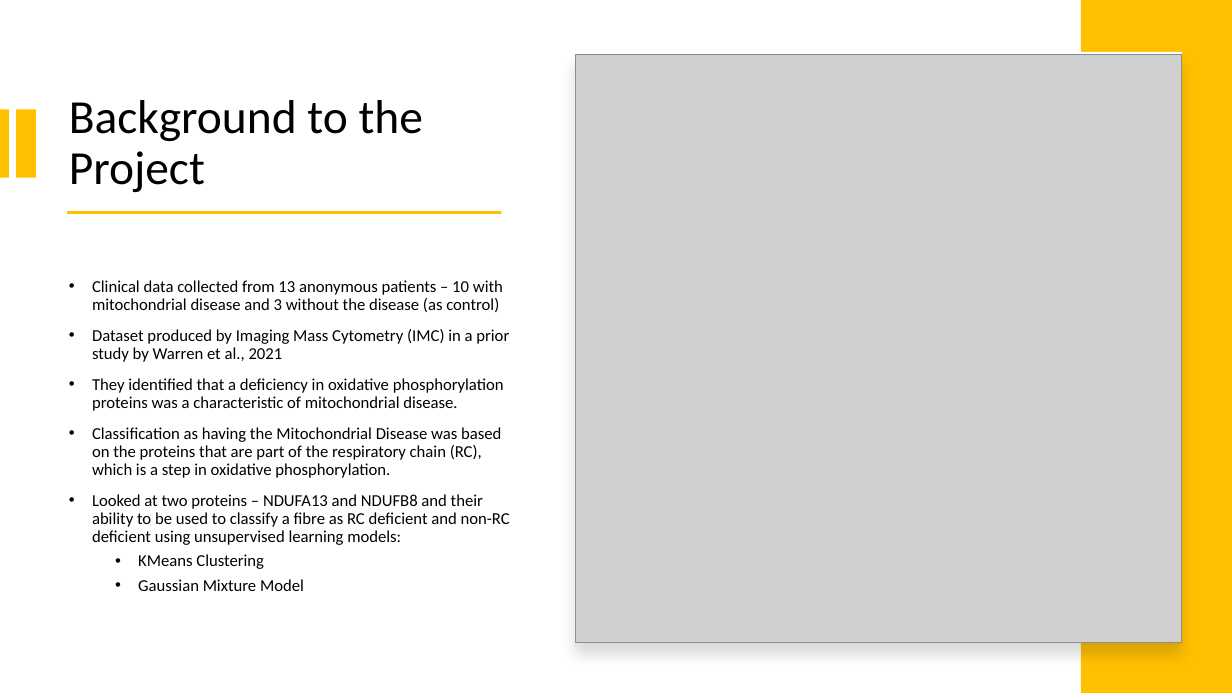
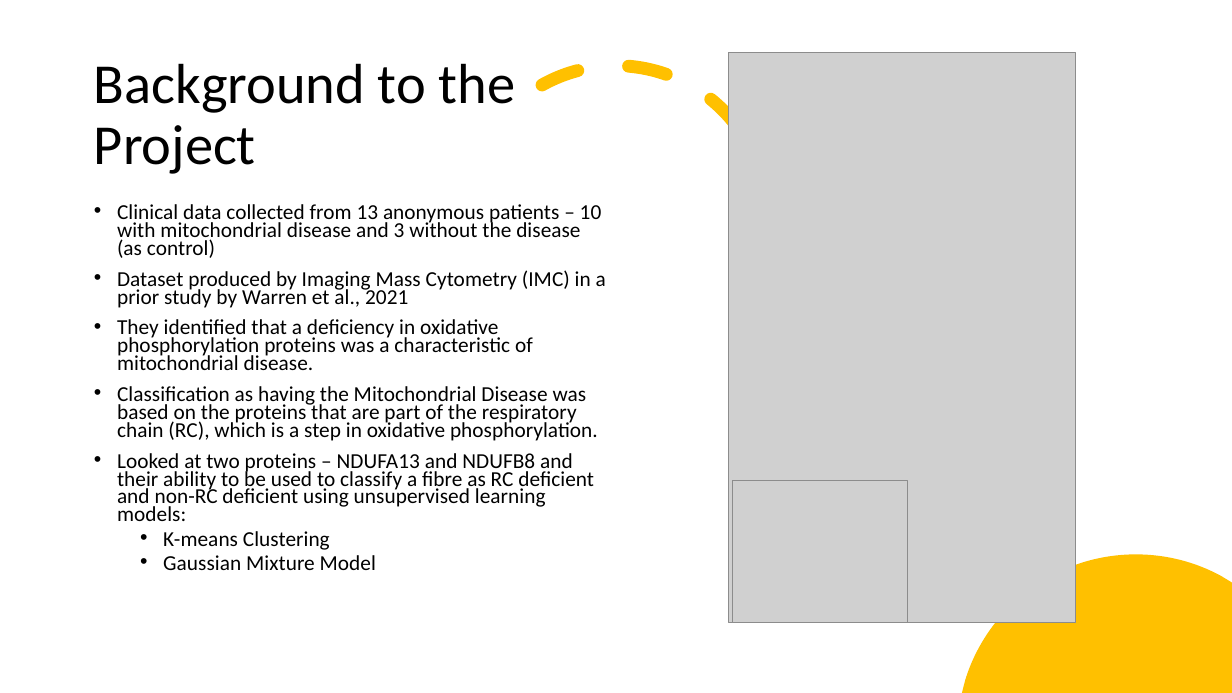
Before and after one commit to FNgongo/Classification_of_fibres_from_the_mitochondrial_disease_dataset_using_clustering_techniques, a slide deck: slide 2 of Dissertation27:Aug/Presentation Diss.pptx. Drawn at 1232x693 pixels with LibreOffice and Linux fonts; fonts in the diff are those of the drawing; grey boxes stand for pictures. Boxes give left, top, right and bottom in pixels: in the first picture for what was removed or moved away, otherwise in the second. Text is boxed around its words. In the diff, an @@ line names an element or a change of style, - is before the commit and + after.

Commit message:
Presentation
Presentation

```diff
--- a/Dissertation27:Aug/Presentation Diss.pptx
+++ b/Dissertation27:Aug/Presentation Diss.pptx
@@ rectangle removed at [1081, 0, 1232, 693] @@
@@ title "Background to the Project": place and size @@
-title "Background to the Project" at [69, 100, 423, 192]
+title "Background to the Project" at [94, 63, 516, 174]
@@ title "Background to the Project" at [94, 63, 516, 174]: size 37 to 44 pt @@
@@ rectangle removed at [575, 52, 1182, 641] @@
@@ picture: place and size @@
-picture at [576, 55, 1182, 642]
+picture at [729, 53, 1076, 623]
@@ arc (boxed as its full ellipse) added at [465, 66, 767, 368], outline #FFC000 10 pt dashed @@
@@ rectangle removed at [0, 109, 9, 177] @@
@@ rectangle removed at [16, 109, 35, 177] @@
@@ text "Clinical data collected from 13 ...": place and size @@
-text "Clinical data collected from 13 ..." at [92, 280, 510, 591]
+text "Clinical data collected from 13 ..." at [117, 204, 606, 570]
@@ text "Clinical data collected from 13 ..." at [117, 204, 606, 570]: vertical alignment middle to top @@
@@ text at [117, 204, 606, 570]: size 13 to 16.6 pt; line spacing 0.9 to 0.7 @@
@@ rectangle removed at [67, 212, 502, 214] @@
@@ picture added at [733, 481, 908, 623] @@
@@ text at [163, 531, 330, 550]: text changed; size 13 to 16.6 pt @@
-  • KMeans Clustering
+  • K-means Clustering
@@ freeform shape added at [962, 555, 1232, 693], fill #FFC000 @@
```
Also in this commit, not shown: 1 other slide changed, 1 other file.
